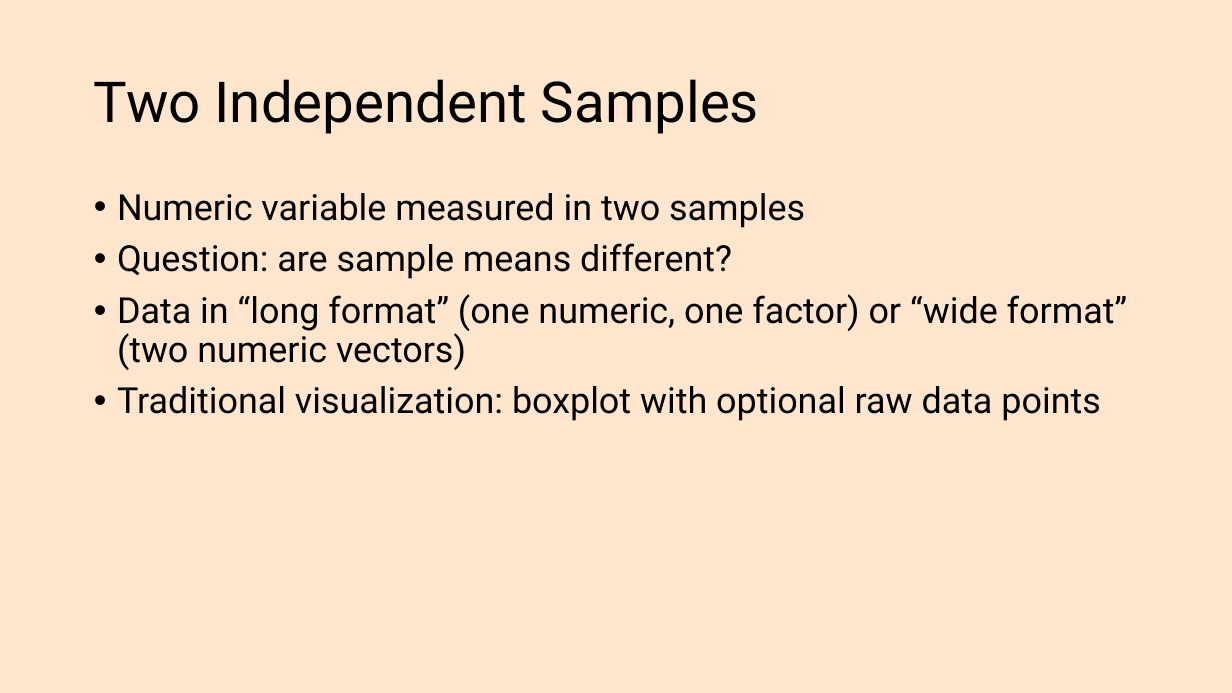
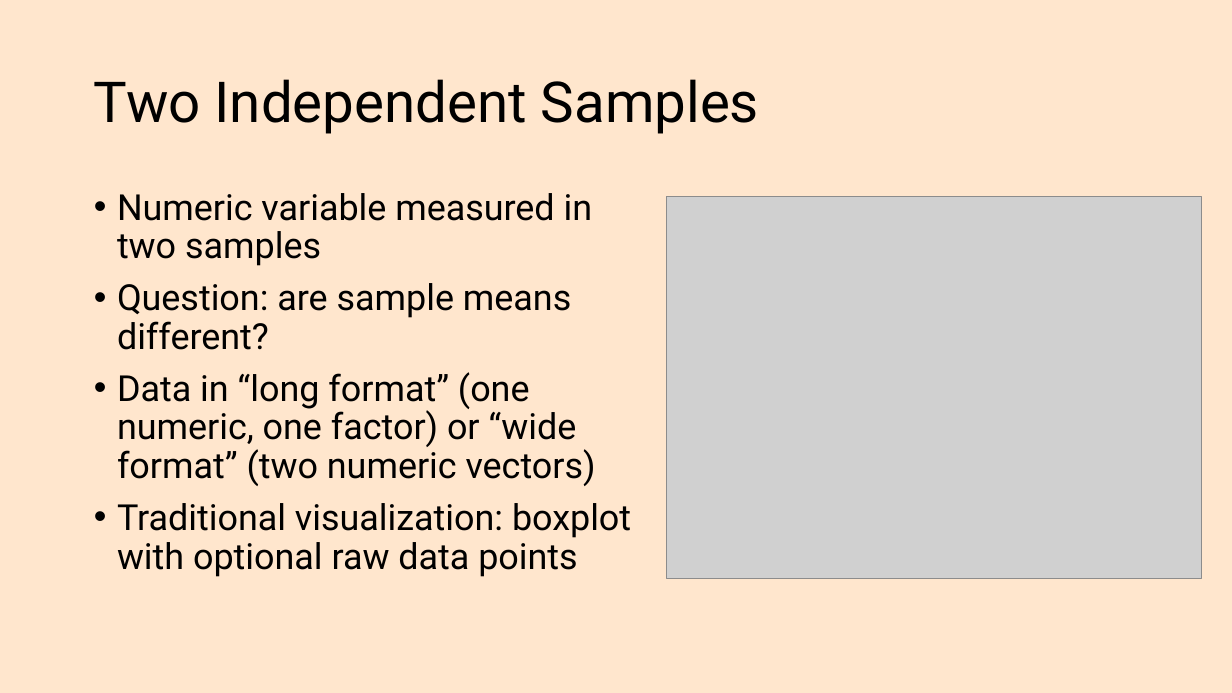
Before and after one commit to rstats-bootcamp/RStatsBootcamp-2025, a slide deck: slide 5 of .slides/topics/11_t_test.pptx. Drawn at 1232x693 pixels with LibreOffice and Linux fonts; fonts in the diff are those of the drawing; grey boxes stand for pictures. Boxes give left, top, right and bottom in pixels: in the first picture for what was removed or moved away, otherwise in the second. Text is boxed around its words. In the diff, an @@ line names an element or a change of style, - is before the commit and + after.

```diff
--- a/.slides/topics/11_t_test.pptx
+++ b/.slides/topics/11_t_test.pptx
@@ text "Numeric variable measured in two ..." rewrapped from [117,193,1128,421] to [117,193,631,577] @@
@@ picture added at [667,197,1202,579] @@
```
Also in this commit, not shown: 6 other slides changed, 1 slide added, 1 slide removed, 5 other files.
